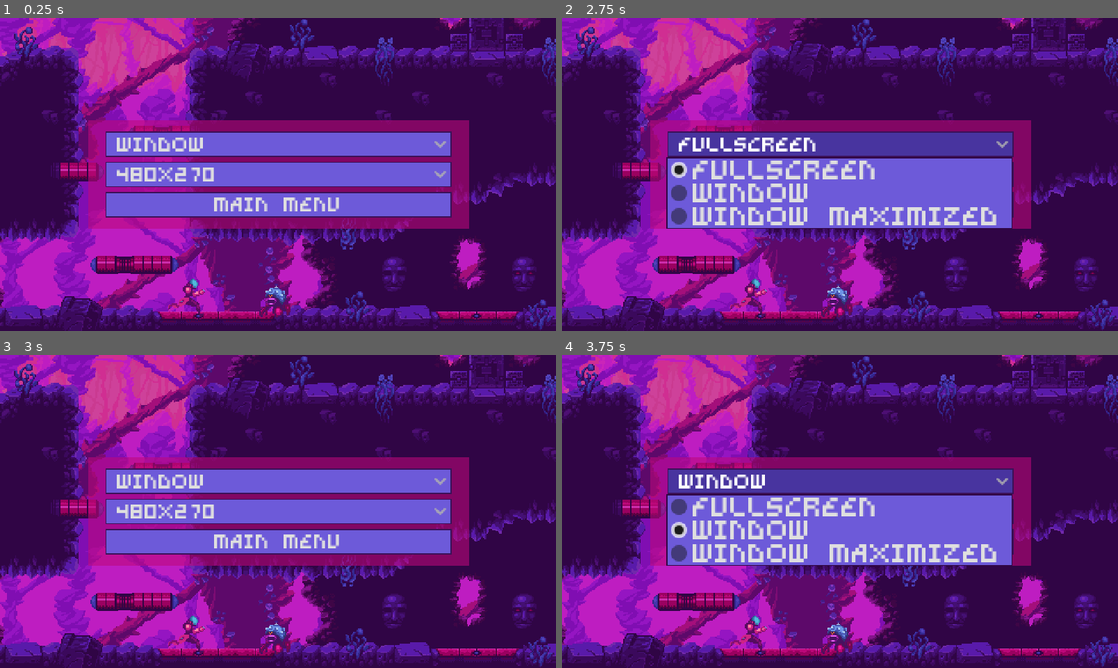
Above: before the commit, frames 1-4 (two rows, left to right).
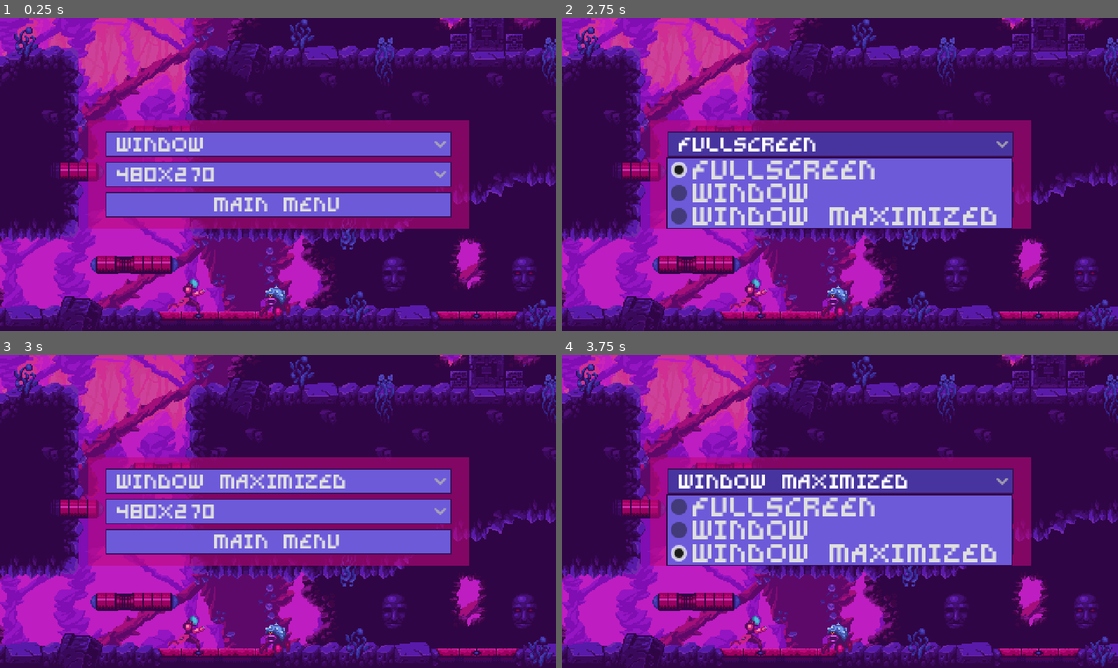
Above: after the commit, the same moments.

Repository: Jeffgss/chronobot
Game: Godot game, scene res://ui/settings_menu_screen.tscn
Same seed, same stepped clock (60 frames per second), same inputs: the game is played once before the commit and once after it. This scene is started directly instead of the project's main scene.
Inputs:
- Up to frame 1 (0.25 s): no input
- Up to frame 2 (2.75 s): click "Window" at 0.5 s; click "480x270" at 1.25 s; click "FullScreen" at 2 s
- Up to frame 3 (3 s): click "MAIN MENU" at 2.75 s
- Up to frame 4 (3.75 s): click "Window" (after the commit: "Window Maximized") at 3.5 s

Frames 1-2 are identical in both runs. In frame 3, 0.6% of the frame differs, in the area x 39-63%, y 38-43%; in frame 4, 0.9%, in the area x 19-63%, y 38-66%.

Commit message:
feat: update window settings and resolution options for improved display management

Diff:
--- a/project.godot
+++ b/project.godot
@@ -28,9 +28,12 @@
 
 window/size/viewport_width=480
 window/size/viewport_height=270
-window/size/window_width_override=1280
-window/size/window_height_override=720
+window/size/mode=4
+window/size/window_width_override=960
+window/size/window_height_override=540
 window/stretch/mode="viewport"
+window/stretch/aspect="keep_height"
+window/stretch/scale_mode="integer"
 
 [input]
 
--- a/scripts/game_manager.gd
+++ b/scripts/game_manager.gd
@@ -6,7 +6,7 @@
 func _ready() -> void:
 	RenderingServer.set_default_clear_color(Color(0.44,0.12,0.53,1.00))
 
-	SettingsManager.loading_settings()
+	#SettingsManager.loading_settings()
 
 func start_game():
 	if get_tree().paused:
--- a/scripts/settings_manager.gd
+++ b/scripts/settings_manager.gd
@@ -22,8 +22,8 @@
 
 func set_window_mode(window_mode: int, window_mode_index: int):
 	match window_mode:
-		DisplayServer.WINDOW_MODE_FULLSCREEN:
-			DisplayServer.window_set_mode(DisplayServer.WINDOW_MODE_FULLSCREEN)
+		DisplayServer.WINDOW_MODE_EXCLUSIVE_FULLSCREEN:
+			DisplayServer.window_set_mode(DisplayServer.WINDOW_MODE_EXCLUSIVE_FULLSCREEN)
 		DisplayServer.WINDOW_MODE_WINDOWED:
 			DisplayServer.window_set_mode(DisplayServer.WINDOW_MODE_WINDOWED)
 		DisplayServer.WINDOW_MODE_MAXIMIZED:
--- a/ui/settings_menu_screen.gd
+++ b/ui/settings_menu_screen.gd
@@ -4,7 +4,7 @@
 @onready var resolution_option_button: OptionButton = $MarginContainer/PanelContainer/MarginContainer/VBoxContainer/ResolutionOptionButton
 
 var window_modes: Dictionary = {
-	"FullScreen": DisplayServer.WINDOW_MODE_FULLSCREEN,
+	"FullScreen": DisplayServer.WINDOW_MODE_EXCLUSIVE_FULLSCREEN,
 	"Window": DisplayServer.WINDOW_MODE_WINDOWED,
 	"Window Maximized": DisplayServer.WINDOW_MODE_MAXIMIZED
 }
